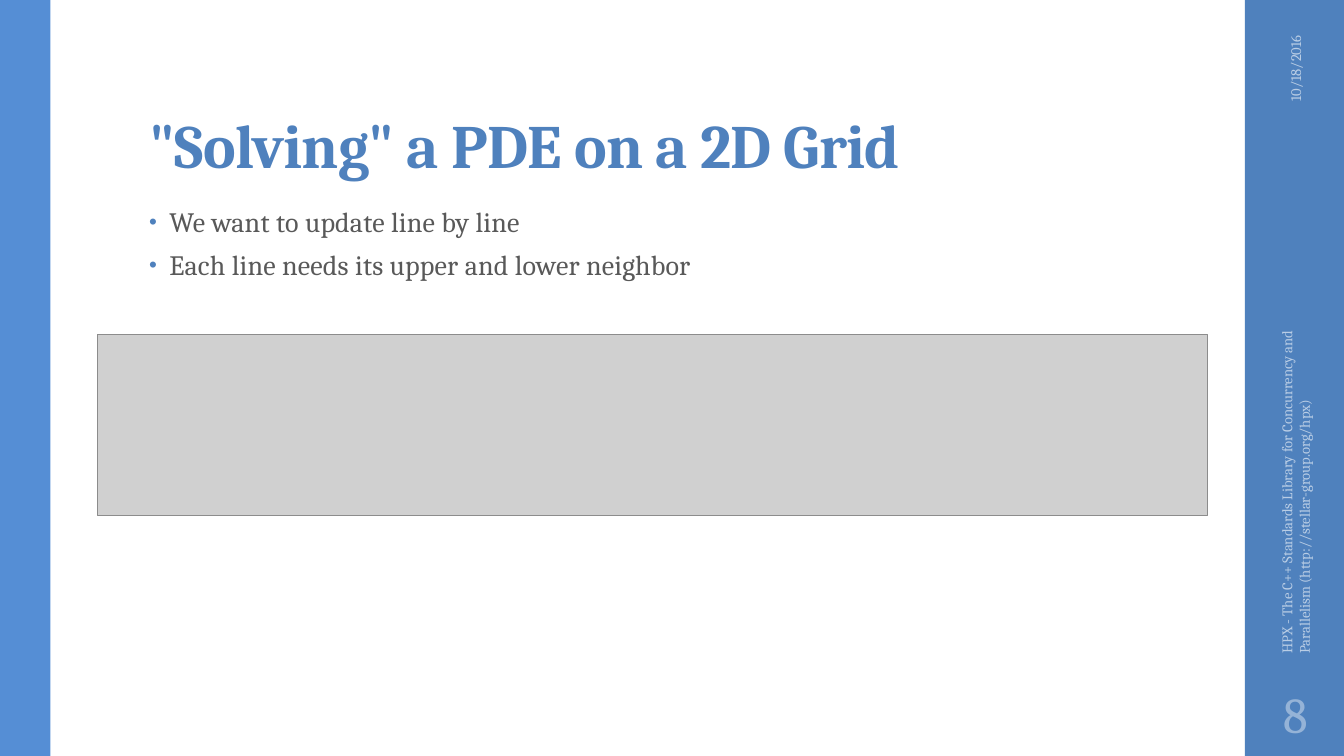
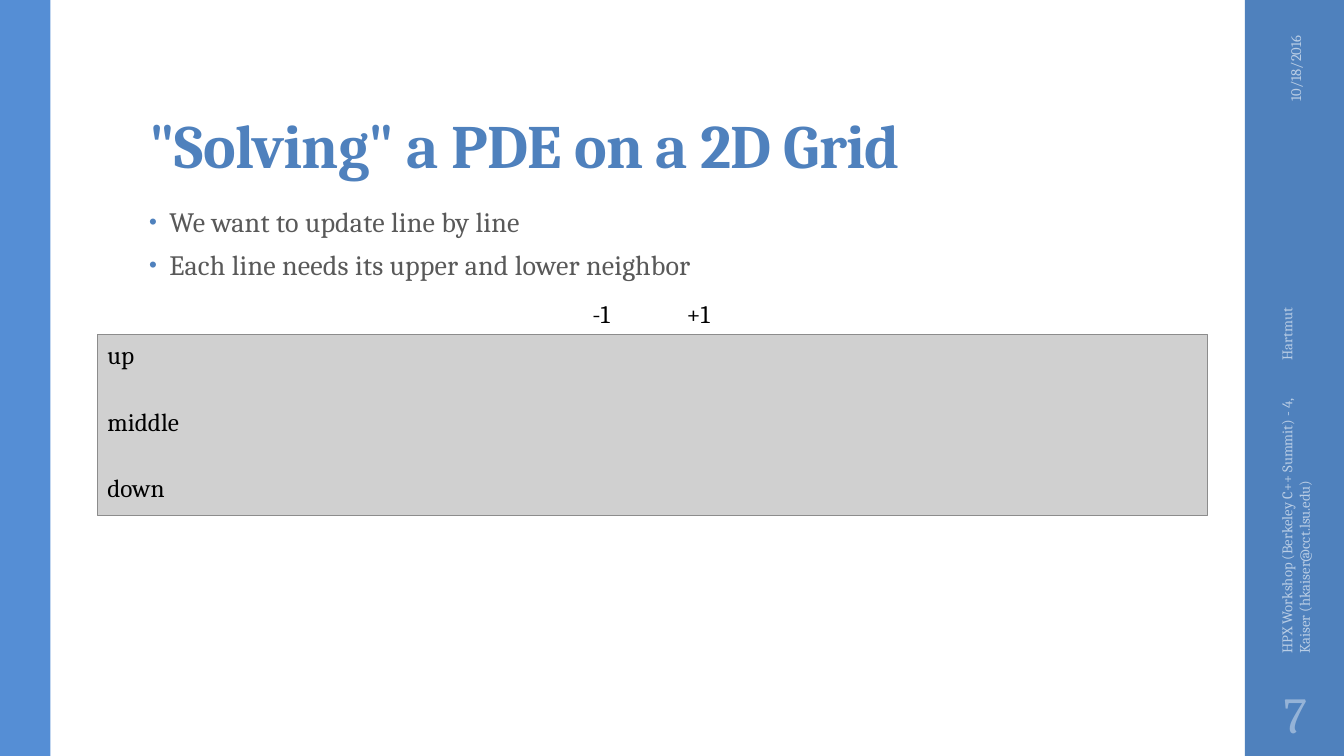
Before and after one commit to STEllAR-GROUP/tutorials, a slide deck: slide 7 of lbl2016/HPX Workshop (Berkeley C++ Summit) - 4.pptx (slide 8 before the commit). Drawn at 1344x756 pixels with LibreOffice and Linux fonts; fonts in the diff are those of the drawing; grey boxes stand for pictures; background and template pictures are left out. Boxes give left, top, right and bottom in pixels: in the first picture for what was removed or moved away, otherwise in the second. Text is boxed around its words. In the diff, an @@ line names an element or a change of style, - is before the commit and + after.

```diff
--- a/lbl2016/HPX Workshop (Berkeley C++ Summit) - 4.pptx
+++ b/lbl2016/HPX Workshop (Berkeley C++ Summit) - 4.pptx
@@ text added at <box>592,306,609,323</box>, 18 pt, text #000000 @@
+-1
@@ text added at <box>687,306,710,323</box>, 18 pt, text #000000 @@
++1
@@ text added at <box>107,352,134,370</box>, 18 pt, text #000000 @@
+up
@@ text added at <box>107,413,179,431</box>, 18 pt, text #000000 @@
+middle
@@ text at <box>1277,399,1313,652</box>: text changed @@
-HPX - The C++ Standards Library for Concurrency and Parallelism (http://stellar-group.org/hpx)
+HPX Workshop (Berkeley C++ Summit) - 4, Hartmut Kaiser (hkaiser@cct.lsu.edu)
@@ text added at <box>107,479,164,497</box>, 18 pt, text #000000 @@
+down
@@ page number at <box>1283,699,1307,733</box>: text changed @@
-8
+7
```
Also in this commit, not shown: 10 other slides changed, 10 slides added, 2 other files.
